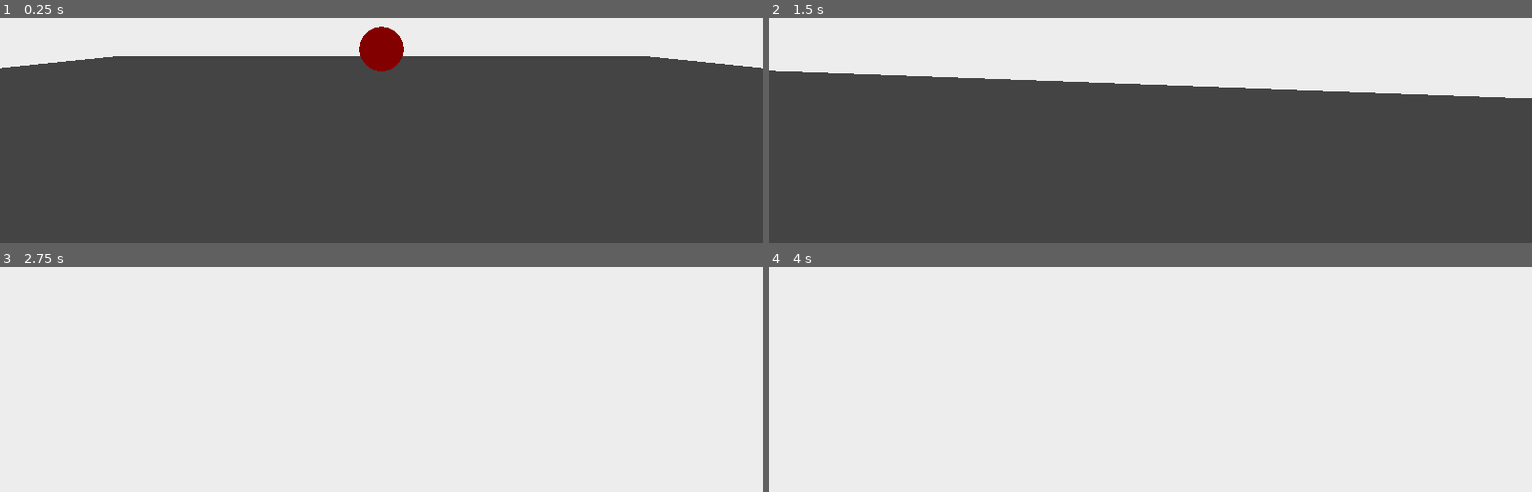
Above: before the commit, frames 1-4 (two rows, left to right).
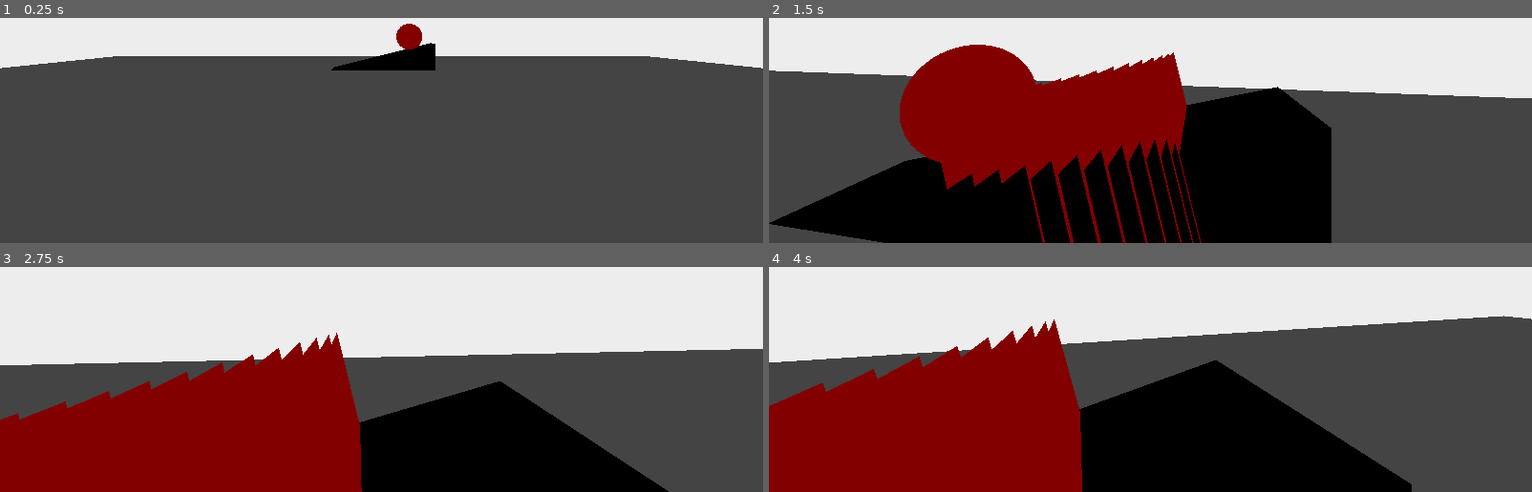
Above: after the commit, the same moments.

Repository: mynameisgump/GodotCleanupDetail
Game: Godot game, scene res://scenes/main.tscn
Two runs of this game, one before a commit and one after it. Both use one fixed random seed, a clock stepped at 60 frames per second and the inputs below.
Inputs (mouse positions are in pixels of both pictures, inside the frame that each line leads up to):
- Up to frame 1 (0.25 s): no input
- Up to frame 2 (1.5 s): move the mouse to (1188, 27) at 0.52 s; hold W (move_forward) from 0.53 s (still down); move the mouse to (1112, 31) at 1.27 s
- Up to frame 3 (2.75 s): keep holding W (move_forward); move the mouse to (396, 271) at 2.02 s
- Up to frame 4 (4 s): keep holding W (move_forward); tap Enter at 2.75 s; move the mouse to (1142, 285) at 2.77 s; tap Space at 3.5 s; move the mouse to (1203, 282) at 3.52 s

The runs differ from the first frame. In frame 1, 1.8% of the frame differs, in the area x 43-58%, y 2-24%; in frame 2, 45%; in frame 3, 61%; in frame 4, 69%, in the area x 0-100%, y 21-100%.

Commit message:
So close yet so far

Diff:
--- a/scenes/main.gd
+++ b/scenes/main.gd
@@ -12,8 +12,8 @@
 
 
 func _on_meat_sphere_spawn_blood(pos, nor):
-	print("Spawning blood")
 	var blood_stain: Blood = blood_scene.instantiate();
 	blood_stains.add_child(blood_stain)
 	blood_stain.set_position(pos)
+	blood_stain.look_at(pos+nor,Vector3.UP)
 	pass
--- a/scenes/main.tscn
+++ b/scenes/main.tscn
@@ -9,6 +9,17 @@
 
 [sub_resource type="ConcavePolygonShape3D" id="ConcavePolygonShape3D_rwtv5"]
 data = PackedVector3Array(-5, 0.125, 5, 5, 0.125, 5, -5, -0.125, 5, 5, 0.125, 5, 5, -0.125, 5, -5, -0.125, 5, 5, 0.125, …(428 unchanged characters)…
+
+[sub_resource type="StandardMaterial3D" id="StandardMaterial3D_03e83"]
+albedo_color = Color(0, 0, 0, 1)
+
+[sub_resource type="PrismMesh" id="PrismMesh_f5f3s"]
+material = SubResource("StandardMaterial3D_03e83")
+left_to_right = 1.0
+size = Vector3(4, 1, 1)
+
+[sub_resource type="ConcavePolygonShape3D" id="ConcavePolygonShape3D_3j86t"]
+data = PackedVector3Array(2, 0.5, 0.5, 2, -0.5, 0.5, -2, -0.5, 0.5, 2, 0.5, -0.5, -2, -0.5, -0.5, 2, -0.5, -0.5, 2, 0.5, 0.5, 2, 0.5, -0.5, 2, -0.5, 0.5, 2, 0.5, -0.5, 2, -0.5, -0.5, 2, -0.5, 0.5, 2, 0.5, -0.5, 2, 0.5, 0.5, -2, -0.5, -0.5, 2, 0.5, 0.5, -2, -0.5, 0.5, -2, -0.5, -0.5, -2, -0.5, 0.5, 2, -0.5, 0.5, -2, -0.5, -0.5, 2, -0.5, 0.5, 2, -0.5, -0.5, -2, -0.5, -0.5)
 
 [sub_resource type="Environment" id="Environment_wfo1j"]
 background_energy_multiplier = 3.1
@@ -109,10 +120,19 @@
 [node name="CollisionShape3D" type="CollisionShape3D" parent="Map/Testing/BeginnerFloor9/StaticBody3D"]
 shape = SubResource("ConcavePolygonShape3D_rwtv5")
 
+[node name="MeshInstance3D" type="MeshInstance3D" parent="Map"]
+transform = Transform3D(1, 0, 0, 0, 1, 0, 0, 0, 1, 0, 0.599503, 0)
+mesh = SubResource("PrismMesh_f5f3s")
+
+[node name="StaticBody3D" type="StaticBody3D" parent="Map/MeshInstance3D"]
+
+[node name="CollisionShape3D" type="CollisionShape3D" parent="Map/MeshInstance3D/StaticBody3D"]
+shape = SubResource("ConcavePolygonShape3D_3j86t")
+
 [node name="Meat" type="Node3D" parent="."]
 
 [node name="MeatSphere" parent="Meat" instance=ExtResource("1_c11of")]
-transform = Transform3D(1, 0, 0, 0, 1, 0, 0, 0, 1, 0, 1.50038, 4.50342)
+transform = Transform3D(1, 0, 0, 0, 1, 0, 0, 0, 1, 1.09933, 1.50038, 0.036973)
 
 [node name="BloodStains" type="Node3D" parent="."]
 
--- a/scenes/meat_sphere.tscn
+++ b/scenes/meat_sphere.tscn
@@ -10,7 +10,7 @@
 
 [sub_resource type="SphereShape3D" id="SphereShape3D_1j2nr"]
 
-[node name="MeatSphere" type="RigidBody3D"]
+[node name="MeatSphere" type="RigidBody3D" groups=["Meat"]]
 collision_layer = 4
 collision_mask = 3
 max_contacts_reported = 1
@@ -24,7 +24,7 @@
 shape = SubResource("SphereShape3D_1j2nr")
 
 [node name="BloodTimer" type="Timer" parent="."]
-wait_time = 3.0
+wait_time = 0.1
 one_shot = true
 
 [connection signal="body_entered" from="." to="." method="_on_body_entered"]
--- a/scenes/player.tscn
+++ b/scenes/player.tscn
@@ -5,7 +5,7 @@
 
 [sub_resource type="CapsuleShape3D" id="CapsuleShape3D_82iff"]
 
-[node name="Player" type="CharacterBody3D"]
+[node name="Player" type="CharacterBody3D" groups=["Player"]]
 collision_layer = 2
 script = ExtResource("1_aij6c")
 
--- /dev/null
+++ b/scripts/BloodBox.gd
@@ -0,0 +1,26 @@
+extends Area3D
+
+@onready var blood_timer: Timer = $BloodTimer_2
+
+signal spawn_blood(pos: Vector3,nor: Vector3);
+
+var Blood = preload("res://scenes/blood.tscn");
+
+
+func _ready():
+	pass # Replace with function body.
+
+
+# Called every frame. 'delta' is the elapsed time since the previous frame.
+func _process(delta):
+	pass
+
+func _integrate_forces(state):
+	var total_contacts = state.get_contact_count();
+	print("BloodBoxContacts")
+	if total_contacts > 0 and blood_timer.is_stopped():
+		var pos = state.get_contact_collider_position(0);
+		var nor = state.get_contact_local_normal(0);
+		print("Blood Box:",pos,nor)
+		spawn_blood.emit(pos,nor)
+		blood_timer.start();
--- a/scripts/meat_sphere.gd
+++ b/scripts/meat_sphere.gd
@@ -18,12 +18,20 @@
 
 func _integrate_forces(state):
 	var total_contacts = state.get_contact_count();
-	if total_contacts > 0 and blood_timer.is_stopped():
-		var pos = state.get_contact_collider_position(0);
-		var nor = state.get_contact_local_normal(0);
-		spawn_blood.emit(pos,nor)
-		blood_timer.start();
+	if total_contacts > 0:
+		var colliding_object = state.get_contact_collider_object(0);
+		if colliding_object.name != "Player" and blood_timer.is_stopped():
+			print("Contact collider Name:",state.get_contact_collider_object(0).name)
+			var pos = state.get_contact_collider_position(0);
+			var nor = state.get_contact_local_normal(0);
+			spawn_blood.emit(pos,nor);
+			blood_timer.start();
 
 
 func _on_body_shape_entered(body_rid, body, body_shape_index, local_shape_index):
 	pass # Replace with function body.
+
+
+func _on_blood_box_spawn_blood(pos, nor):
+	spawn_blood.emit(pos,nor);
+	pass # Replace with function body.
--- a/scripts/player.gd
+++ b/scripts/player.gd
@@ -1,3 +1,4 @@
+class_name Player
 extends CharacterBody3D
 
 var direction : Vector3;
Not shown: 1 places in scenes/main.tscn that only renumber resources
